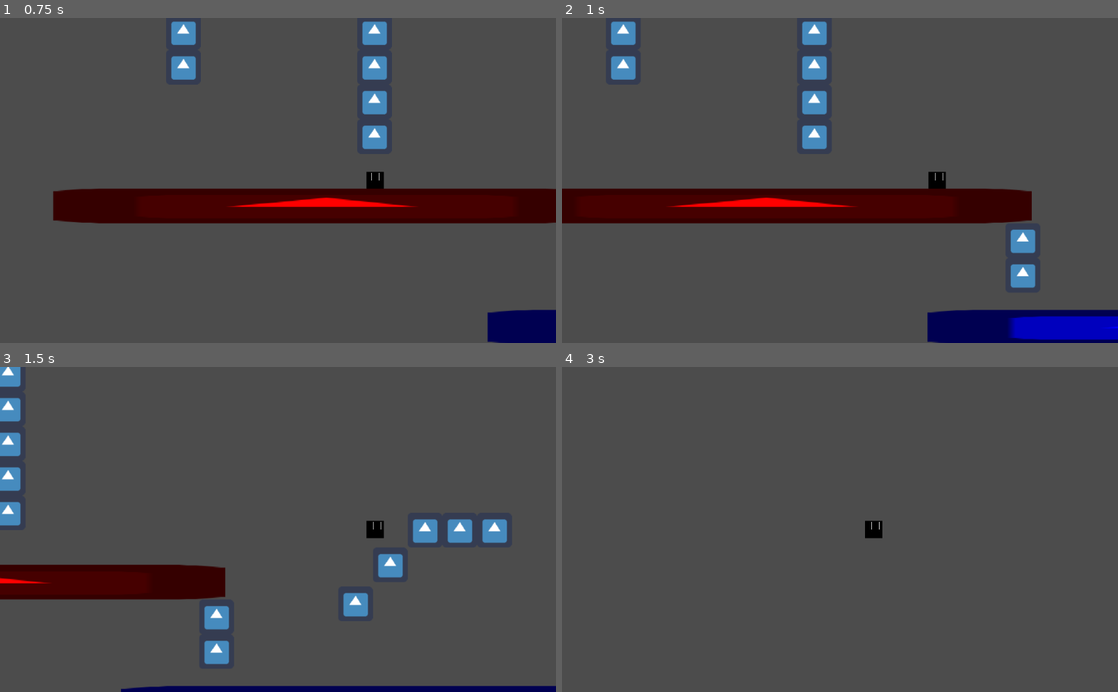
Above: before the commit, frames 1-4 (two rows, left to right).
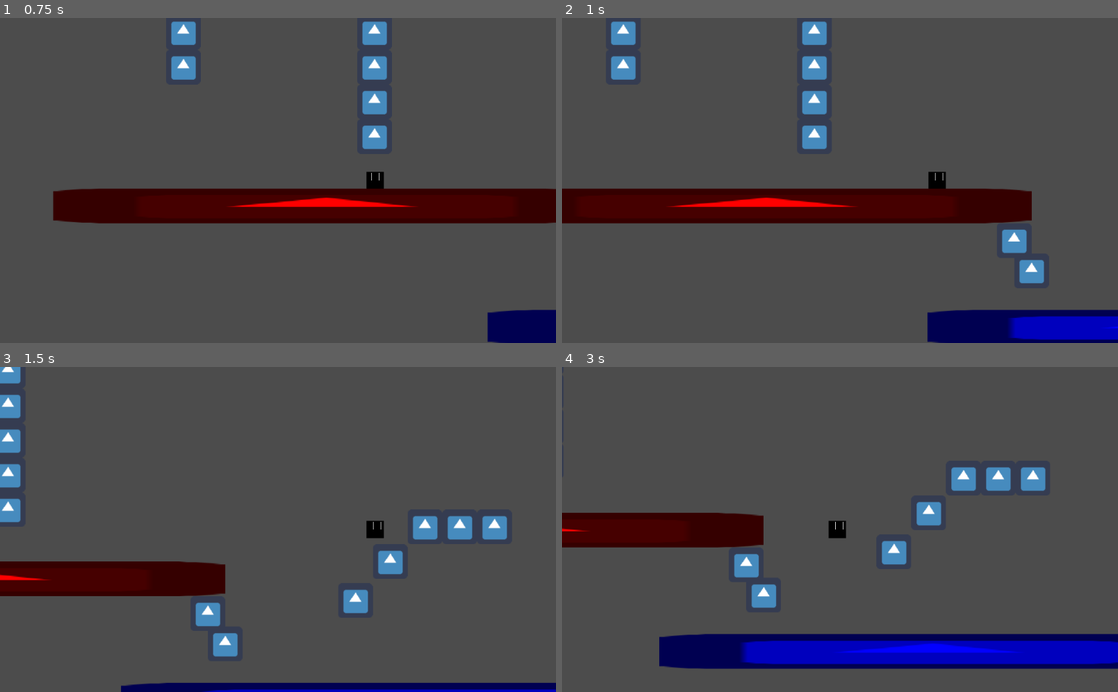
Above: after the commit, the same moments.

Repository: Zerotodeath/Unnamed-Game
Game: Godot game, scene res://Practice_Scene.tscn
Same seed, same stepped clock (60 frames per second), same inputs: the game is played once before the commit and once after it. The engine's default icon, where the game draws it, is replaced by a stand-in: a white triangle on a blue panel in a dark square.
Inputs:
- Up to frame 1 (0.75 s): tap Enter at 0.5 s; hold D (Input_right) from 0.53 s (still down); hold C (Input_dash) from 0.53 s (still down)
- Up to frame 2 (1 s): keep holding D (Input_right); keep holding C (Input_dash); tap W (Input_up) at 0.77 s
- Up to frame 3 (1.5 s): keep holding D (Input_right); release C (Input_dash) at 1.28 s; tap Space (Input_space) at 1.35 s
- Up to frame 4 (3 s): tap W (Input_up) at 1.52 s; release D (Input_right) at 2.03 s; hold A (Input_left) 2.03-2.78 s; hold C (Input_dash) 2.03-2.78 s; hold D (Input_right) from 2.78 s (still down); tap Space (Input_space) at 2.85 s

Frame 1 is identical in both runs. In frame 2, 0.7% of the frame differs, in the area x 79-87%, y 64-84%; in frame 3, 4.6%; in frame 4, 15%, in the area x 0-100%, y 30-93%.

Commit message:
Update Practice_Scene.tscn

Diff:
--- a/Snow thing/Practice_Scene.tscn
+++ b/Snow thing/Practice_Scene.tscn
@@ -7,7 +7,7 @@
 extents = Vector2( 32, 32 )
 
 [sub_resource type="RectangleShape2D" id=2]
-extents = Vector2( 512, 32 )
+extents = Vector2( 496, 32 )
 
 [node name="Node2D" type="Node2D"]
 __meta__ = {
@@ -69,7 +69,7 @@
 shape = SubResource( 1 )
 
 [node name="StaticBody2D7" type="StaticBody2D" parent="Node"]
-position = Vector2( 992, 480 )
+position = Vector2( 976, 480 )
 __meta__ = {
 "_edit_group_": true
 }
@@ -81,7 +81,7 @@
 shape = SubResource( 1 )
 
 [node name="StaticBody2D22" type="StaticBody2D" parent="Node"]
-position = Vector2( 992, 544 )
+position = Vector2( 1008, 536 )
 __meta__ = {
 "_edit_group_": true
 }
